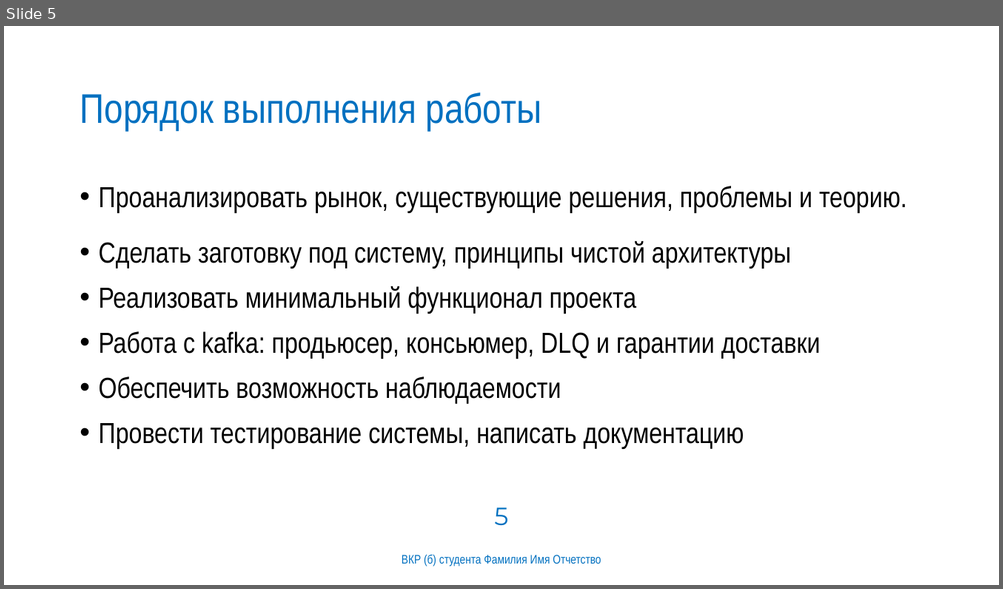
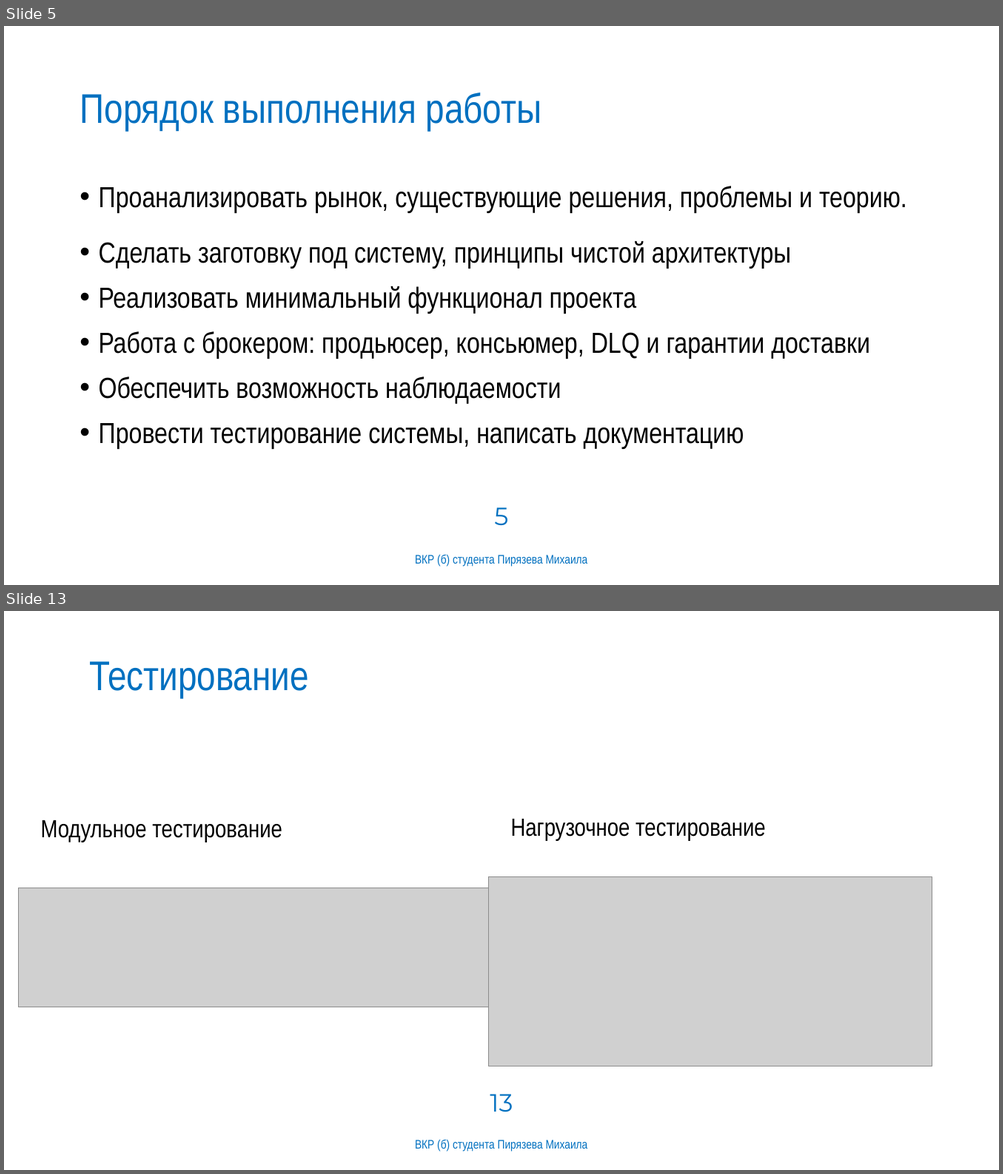
Before and after one commit to MAPiryazev/Diploma, a slide deck: docs/презентация.pptx. Shown one above the other, each under a label of ours: slide 5 before the commit, slides 5 and 13 after it; the slides between them are not shown. The pictures are 1003x589 and 1003x1174 pixels, drawn with LibreOffice and Linux fonts; fonts in the diff are those of the drawing; grey boxes stand for pictures; background and template pictures are left out. Boxes give left, top, right and bottom in pixels: in the first picture for what was removed or moved away, otherwise in the second. Text is boxed around its words. In the diff, an @@ line names an element or a change of style, - is before the commit and + after.

```diff
--- a/docs/презентация.pptx
+++ b/docs/презентация.pptx
@@ slide 13 added at bbox=[4, 611, 999, 1170], background #FFFFFF @@
@@ title added at bbox=[89, 661, 309, 698], 40 pt, text #0070C0 @@
+Тестирование
@@ text added at bbox=[41, 820, 282, 843], 24 pt, text #000000 @@
+Модульное тестирование
@@ text added at bbox=[511, 819, 765, 840], 24 pt, text #000000 @@
+Нагрузочное тестирование
@@ picture added at bbox=[18, 889, 488, 1008] @@
@@ picture added at bbox=[489, 877, 932, 1066] @@
@@ page number added at bbox=[489, 1094, 512, 1113], 24 pt, text #0070C0 @@
+13
@@ text added at bbox=[415, 1139, 588, 1152], 12 pt, text #0070C0 @@
+ВКР (б) студента Пирязева Михаила
@@ slide 5 changed as well @@
@@ text at bbox=[99, 332, 870, 358]: text changed @@
-• Работа с kafka: продьюсер, консьюмер, DLQ и гарантии доставки
+• Работа с брокером: продьюсер, консьюмер, DLQ и гарантии доставки
@@ text at bbox=[415, 554, 588, 567]: text changed @@
-ВКР (б) студента Фамилия Имя Отчетство
+ВКР (б) студента Пирязева Михаила
```
Also in this commit, not shown: 4 other slides changed, 9 other slides added, 12 slides removed, 6 other files.
